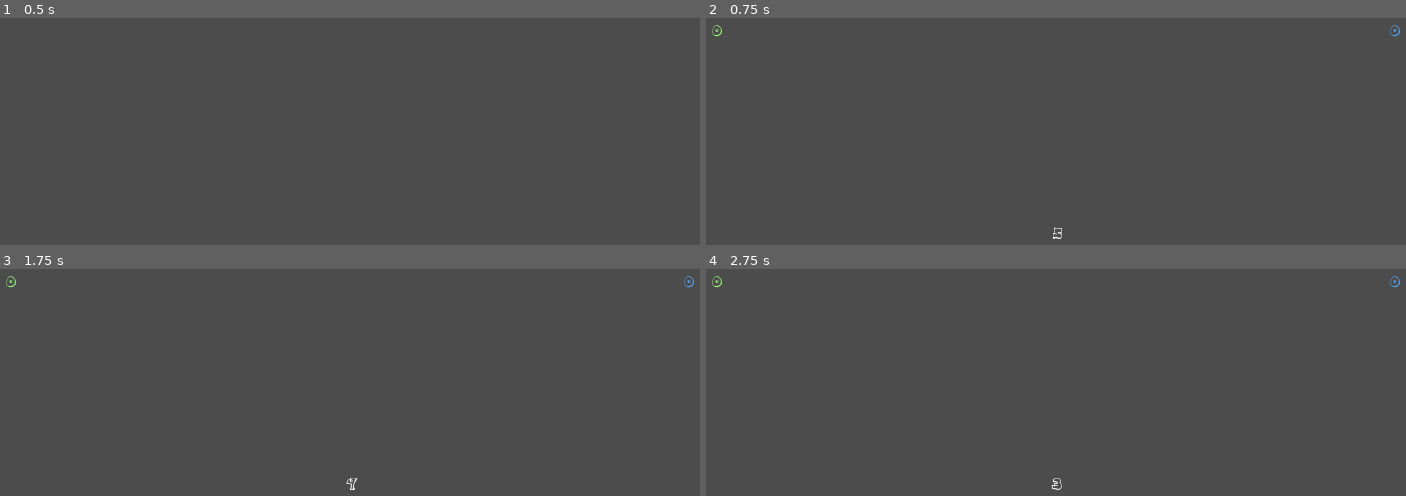
Above: before the commit, frames 1-4 (two rows, left to right).
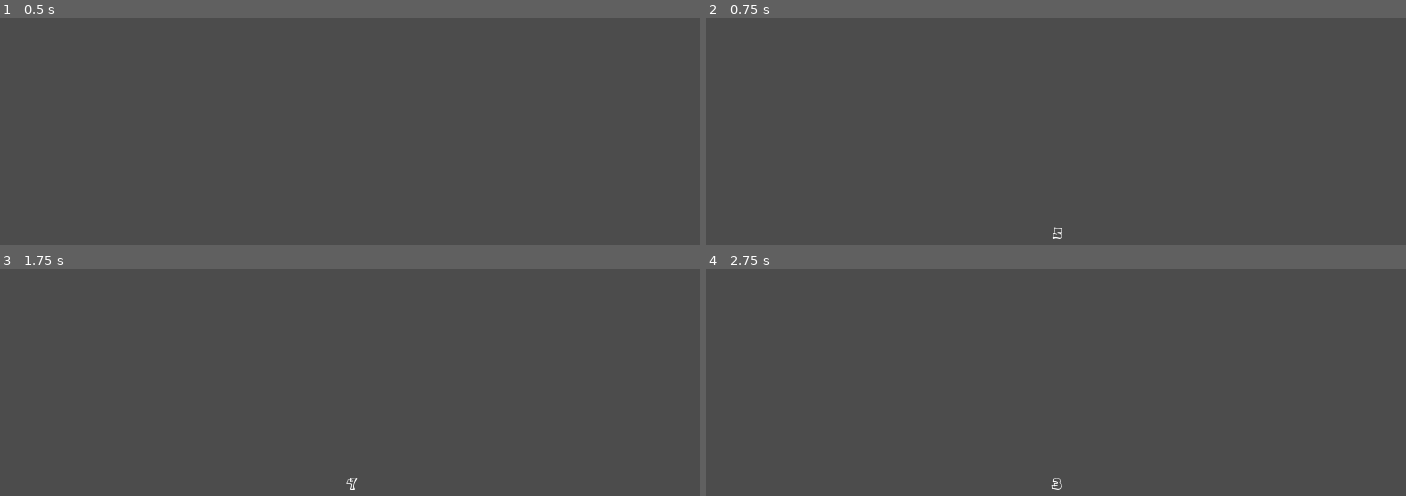
Above: after the commit, the same moments.

Repository: TeamAwesomeTOJam/ducks
Game: Godot game, scene res://Game.tscn
Same seed, same stepped clock (60 frames per second), same inputs: the game is played once before the commit and once after it.
Inputs:
- Up to frame 1 (0.5 s): no input
- Up to frame 2 (0.75 s): tap Enter at 0.5 s; hold Up (ui_up) from 0.53 s (still down)
- Up to frame 3 (1.75 s): tap Space at 1.25 s; release Up (ui_up) at 1.28 s
- Up to frame 4 (2.75 s): tap Enter at 2 s; hold Up (ui_up) from 2.03 s (still down)

Frame 1 is identical in both runs. In frame 2, less than 0.1% of the frame differs, in the area x 0-100%, y 3-8%; in frame 3, less than 0.1%; in frame 4, less than 0.1%.

Commit message:
Fixed default active players

Diff:
--- a/Game.gd
+++ b/Game.gd
@@ -14,11 +14,11 @@
 var GAME = 'game'
 
 var state = null
-var number_of_players = 2
+var number_of_active_players = 0
 
 
 func pre_game():
-    $HUD.pre_game(number_of_players, MAX_TIME_PRE_GAME)
+    $HUD.pre_game(number_of_active_players, MAX_TIME_PRE_GAME)
     update_state(PRE_GAME)
 
 
